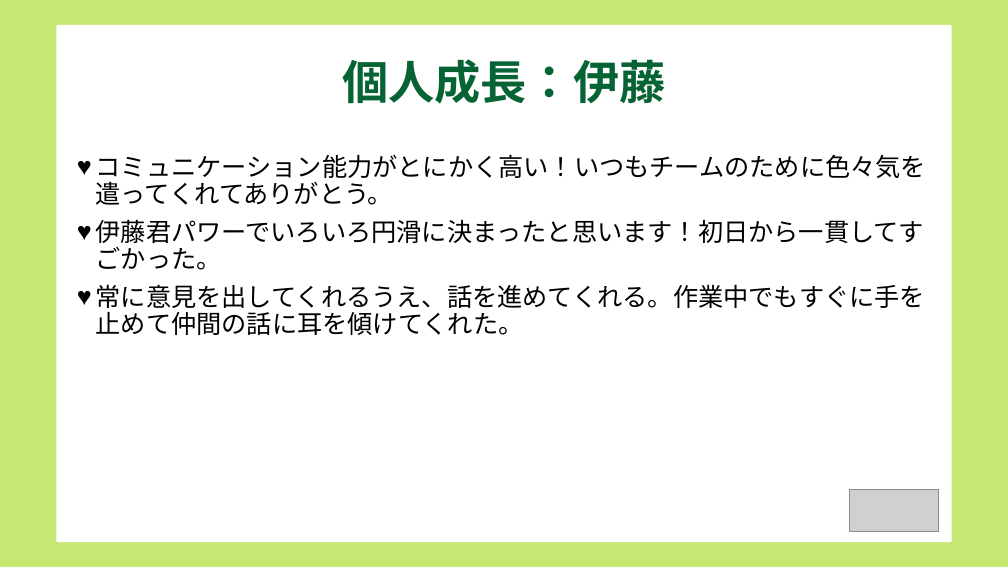
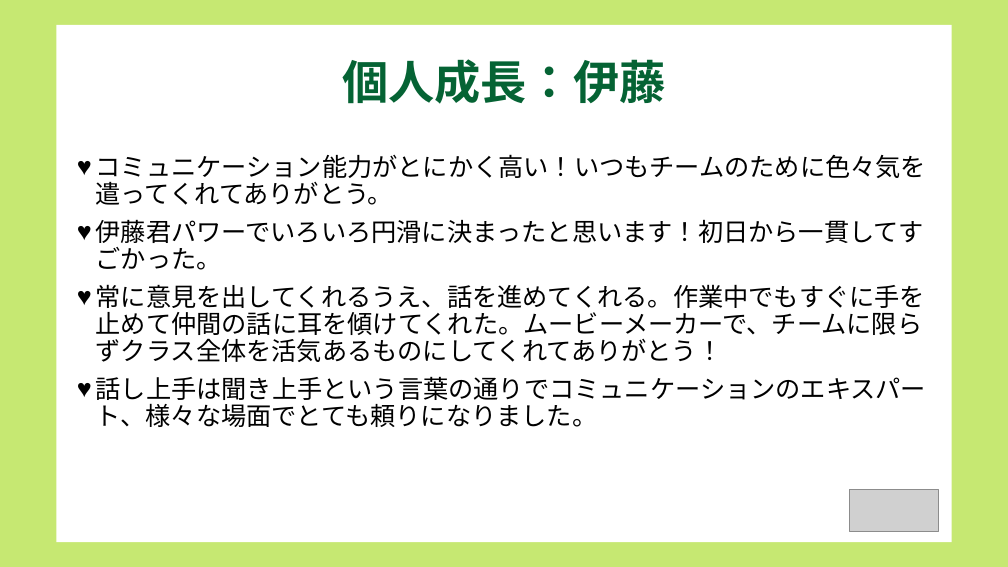
Before and after one commit to dojo2022/B-3, a slide deck: slide 12 of doc/B3炙りえんがわ_成果発表会資料.pptx. Drawn at 1008x567 pixels with LibreOffice and Linux fonts; fonts in the diff are those of the drawing; grey boxes stand for pictures. Boxes give left, top, right and bottom in pixels: in the first picture for what was removed or moved away, otherwise in the second. Text is boxed around its words. In the diff, an @@ line names an element or a change of style, - is before the commit and + after.

```diff
--- a/doc/B3炙りえんがわ_成果発表会資料.pptx
+++ b/doc/B3炙りえんがわ_成果発表会資料.pptx
@@ text at [96,284,926,427]: text changed @@
-♥ 常に意見を出してくれるうえ、話を進めてくれる。作業中でもすぐに手を止めて仲間の話に耳を傾けてくれた。
+♥ 常に意見を出してくれるうえ、話を進めてくれる。作業中でもすぐに手を止めて仲間の話に耳を傾けてくれた。ムービーメーカーで、チームに限らずクラス全体を活気あるものにしてくれてありがとう！
+♥ 話し上手は聞き上手という言葉の通りでコミュニケーションのエキスパート、様々な場面でとても頼りになりました。
```
Also in this commit, not shown: 5 other slides changed, 1 other file.
